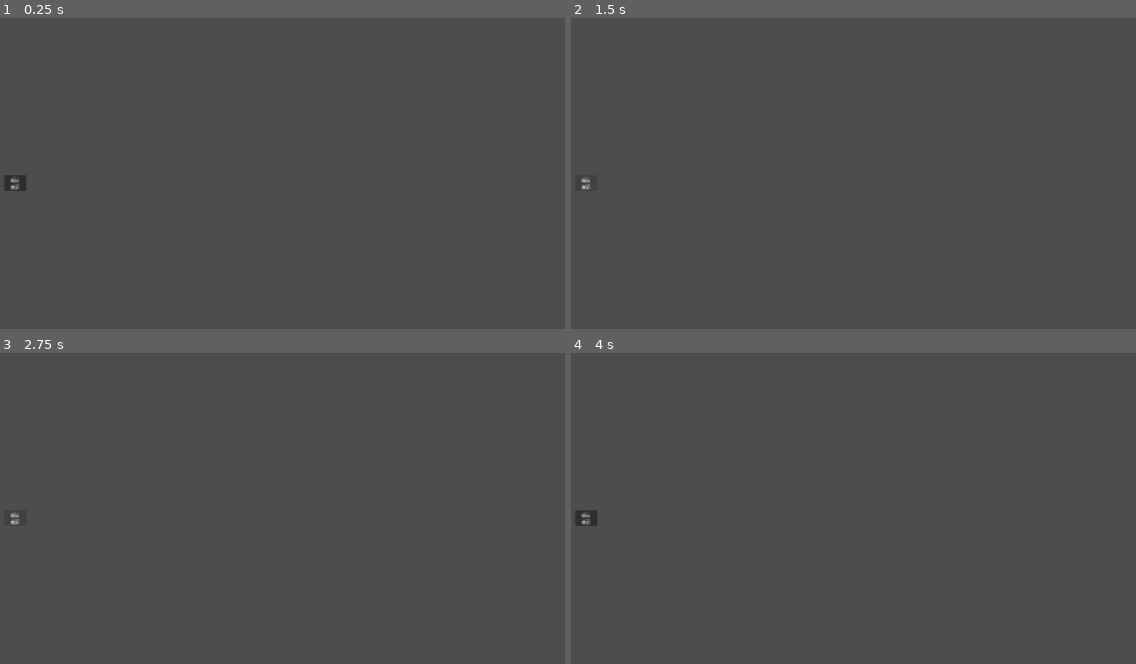
Above: before the commit, frames 1-4 (two rows, left to right).
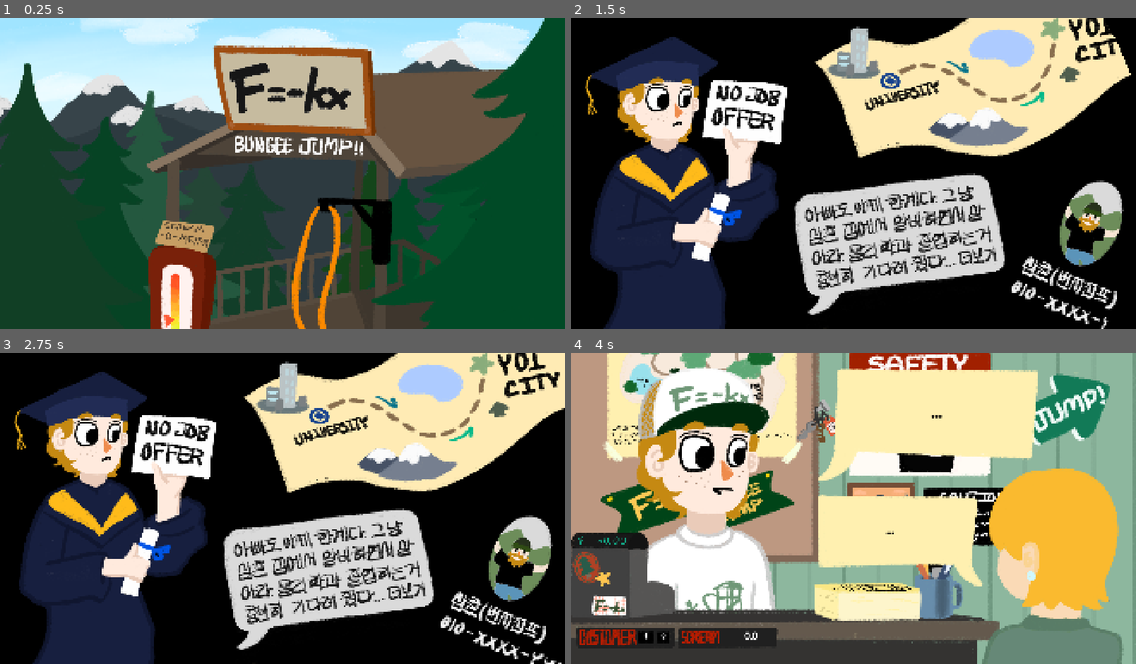
Above: after the commit, the same moments.

Repository: xyur2/F--kx
Game: Godot game, scene res://scene/main.tscn
Two runs of this game, one before a commit and one after it. Both use one fixed random seed, a clock stepped at 60 frames per second and the inputs below. Before the commit the project starts from res://scene/node_2d.tscn.
Inputs (mouse positions are in pixels of both pictures, inside the frame that each line leads up to):
- Up to frame 1 (0.25 s): no input
- Up to frame 2 (1.5 s): click (587, 182) at 0.5 s, where only the run before the commit has a clickable "대사 버튼"; click (587, 182) at 1.25 s, where only the run before the commit has a clickable "대사 버튼"
- Up to frame 3 (2.75 s): click (16, 517) at 2 s, where only the run before the commit has a clickable "대사 버튼"
- Up to frame 4 (4 s): tap Enter at 2.75 s; move the mouse to (977, 492) at 2.77 s; tap Space (continue) at 2.85, 3.6 s; click (977, 492) at 2.92 s; move the mouse to (740, 524) at 3.52 s; click (740, 524) at 3.67 s

The runs differ from the first frame. In frame 1, 92% of the frame differs, in the area x 0-100%, y 0-100%; in frame 2, 99%; in frame 3, 98%; in frame 4, 94%.

Commit message:
story added

Diff:
--- a/project.godot
+++ b/project.godot
@@ -15,8 +15,8 @@
 [application]
 
 config/name="F=-kx"
-run/main_scene="uid://30ajs4c20xfe"
-config/features=PackedStringArray("4.5", "Forward Plus")
+run/main_scene="uid://w83ojhr5p5mu"
+config/features=PackedStringArray("4.6", "Forward Plus")
 config/icon="res://icon.svg"
 
 [autoload]
--- a/scene/main.tscn
+++ b/scene/main.tscn
@@ -7,6 +7,7 @@
 [ext_resource type="PackedScene" uid="uid://daanmlo268yyd" path="res://scene/joke.tscn" id="4_brvut"]
 [ext_resource type="PackedScene" uid="uid://dniib04h7sq4u" path="res://scene/transition.tscn" id="5_0ha60"]
 [ext_resource type="PackedScene" uid="uid://b7jn4anbc3cj" path="res://scene/start.tscn" id="5_p1hux"]
+[ext_resource type="PackedScene" uid="uid://bb6sos20ekt5k" path="res://scene/story.tscn" id="5_tqoya"]
 [ext_resource type="Script" uid="uid://cusil41qmoska" path="res://script/transition.gd" id="6_4j5ol"]
 [ext_resource type="FontFile" uid="uid://dpmd0flr32atc" path="res://asset/font_bold.ttf" id="6_b5f6u"]
 
@@ -45,6 +46,9 @@
 
 [node name="Tower" parent="." unique_id=1349530916 instance=ExtResource("2_wp4xf")]
 script = null
+
+[node name="Story" parent="." unique_id=1669037373 instance=ExtResource("5_tqoya")]
+position = Vector2(0, 8000)
 
 [node name="Joke" parent="." unique_id=1538125623 instance=ExtResource("4_brvut")]
 position = Vector2(0, 2000)
--- /dev/null
+++ b/scene/story.tscn
@@ -0,0 +1,30 @@
+[gd_scene format=3 uid="uid://bb6sos20ekt5k"]
+
+[ext_resource type="Texture2D" uid="uid://b1g4p5in77nsb" path="res://asset/story1.png" id="1_6neeb"]
+
+[sub_resource type="SpriteFrames" id="SpriteFrames_8rr52"]
+animations = [{
+"frames": [{
+"duration": 1.0,
+"texture": ExtResource("1_6neeb")
+}],
+"loop": true,
+"name": &"1",
+"speed": 5.0
+}, {
+"frames": [{
+"duration": 1.0,
+"texture": ExtResource("1_6neeb")
+}],
+"loop": true,
+"name": &"2",
+"speed": 5.0
+}]
+
+[node name="Story" type="Node2D" unique_id=1669037373]
+
+[node name="AnimatedSprite2D" type="AnimatedSprite2D" parent="." unique_id=989200032]
+position = Vector2(980, 540)
+scale = Vector2(0.85, 0.85)
+sprite_frames = SubResource("SpriteFrames_8rr52")
+animation = &"2"
--- a/scene/tower.tscn
+++ b/scene/tower.tscn
@@ -9,36 +9,36 @@
 [ext_resource type="FontFile" uid="uid://dpmd0flr32atc" path="res://asset/font_bold.ttf" id="7_jo41p"]
 [ext_resource type="Texture2D" uid="uid://cghywordim71h" path="res://asset/recorder.png" id="7_nrw1k"]
 
-[node name="Tower" type="Node2D"]
+[node name="Tower" type="Node2D" unique_id=482363266]
 script = ExtResource("1_nhyuu")
 
-[node name="TowerBackground" type="Sprite2D" parent="."]
+[node name="TowerBackground" type="Sprite2D" parent="." unique_id=703085443]
 position = Vector2(980, 540)
 scale = Vector2(0.84, 0.84)
 texture = ExtResource("1_jlhg4")
 
-[node name="Me" parent="." instance=ExtResource("4_tawd1")]
+[node name="Me" parent="." unique_id=1462335780 instance=ExtResource("4_tawd1")]
 position = Vector2(980, 540)
 scale = Vector2(0.85, 0.85)
 
-[node name="TowerBackground2" type="Sprite2D" parent="."]
+[node name="TowerBackground2" type="Sprite2D" parent="." unique_id=728986331]
 position = Vector2(980, 540)
 scale = Vector2(0.85, 0.85)
 texture = ExtResource("4_upbbx")
 
-[node name="Customer" parent="." instance=ExtResource("3_upbbx")]
+[node name="Customer" parent="." unique_id=1334216766 instance=ExtResource("3_upbbx")]
 position = Vector2(980, 540)
 scale = Vector2(0.85, 0.85)
 
-[node name="Talkbox" type="Sprite2D" parent="."]
+[node name="Talkbox" type="Sprite2D" parent="." unique_id=413422582]
 position = Vector2(980, 540)
 scale = Vector2(0.85, 0.85)
 texture = ExtResource("5_upbbx")
 
-[node name="CustomerTalkbox" type="Node2D" parent="."]
+[node name="CustomerTalkbox" type="Node2D" parent="." unique_id=1378669846]
 position = Vector2(61, -293)
 
-[node name="TextEdit2" type="Label" parent="CustomerTalkbox"]
+[node name="TextEdit2" type="Label" parent="CustomerTalkbox" unique_id=368243109]
 modulate = Color(0, 0, 0, 1)
 offset_left = 830.0
 offset_top = 788.0
@@ -50,12 +50,13 @@
 text = "..."
 horizontal_alignment = 1
 vertical_alignment = 1
+autowrap_mode = 2
 metadata/_edit_use_anchors_ = true
 
-[node name="MyTalkbox" type="Node2D" parent="."]
+[node name="MyTalkbox" type="Node2D" parent="." unique_id=1671036556]
 position = Vector2(-93, -174)
 
-[node name="TextEdit" type="Label" parent="MyTalkbox"]
+[node name="TextEdit" type="Label" parent="MyTalkbox" unique_id=252385766]
 modulate = Color(0, 0, 0, 1)
 offset_left = 1062.0
 offset_top = 246.0
@@ -69,13 +70,13 @@
 autowrap_mode = 2
 metadata/_edit_use_anchors_ = true
 
-[node name="recorder" type="Sprite2D" parent="."]
+[node name="recorder" type="Sprite2D" parent="." unique_id=585183980]
 position = Vector2(651, 1265)
 scale = Vector2(0.5733051, 0.69073206)
 texture = ExtResource("7_nrw1k")
 offset = Vector2(0, -1000)
 
-[node name="Label" type="Label" parent="recorder"]
+[node name="Label" type="Label" parent="recorder" unique_id=1787540734]
 anchors_preset = -1
 anchor_left = 0.21400002
 anchor_top = 0.88600004
@@ -90,7 +91,7 @@
 text = "4"
 horizontal_alignment = 1
 
-[node name="Label2" type="Label" parent="recorder"]
+[node name="Label2" type="Label" parent="recorder" unique_id=996615514]
 anchors_preset = -1
 anchor_left = 0.21400002
 anchor_top = 0.88600004
@@ -105,7 +106,7 @@
 text = "4"
 horizontal_alignment = 1
 
-[node name="Label3" type="Label" parent="recorder"]
+[node name="Label3" type="Label" parent="recorder" unique_id=12371866]
 anchors_preset = -1
 anchor_left = 0.21400002
 anchor_top = 0.88600004
--- a/script/gamesystem.gd
+++ b/script/gamesystem.gd
@@ -39,8 +39,8 @@
 var scream
 var Day
 var ending
+var story_maker
 # Called when the node enters the scene tree for the first time.
-
 
 signal continued
 signal button_chosen
@@ -69,6 +69,7 @@
 	joke_me_animation = get_node("Joke/Me/AnimatedSprite2D")
 	bungee_customer = get_node("Bungee/Customer")
 	pointer = get_node("Bungee/BungeeBackground2")
+	story_maker = get_node("Story/AnimatedSprite2D")
 
 	joke_scene.visible = false
 	transition = get_node("CanvasLayer/Transition")
@@ -79,13 +80,23 @@
 		main_scene()
 
 func final_ending(ending):
-	pass
+	if ending == 1:
+		story_maker.play("3")
+	else:
+		story_maker.play("4")
 
 func main_scene():
 	camera.offset = start_pos
 	await continued
+	story_maker.play("1")
 	await transition.transition_in()  # 닫기
 	state = "ongame"
+	camera.offset = ending_pos
+	await transition.transition_out()
+	await continued
+	story_maker.play("2")
+	await continued
+	await transition.transition_in()
 	start_game()
 
 func start_game():
@@ -101,14 +112,14 @@
 		cur.text=str(today.get_customer())
 		fin.text=str(today.get_goal_customer())
 		scream.text=str(today.get_scream())
-		await endday(yesterday.get_scream(), yesterday.get_customer())
+		await endday(i, yesterday.get_scream(), yesterday.get_customer())
 		ending = 2
 		if today.get_goal_customer() <= 0:
 			ending = 1
 			break
 	final_ending(ending)
 
-func endday(score, customer):
+func endday(date, score, customer):
 	camera.offset = dayend_pos
 	var final_score
 	var textbox = get_node("Dayend/Label")
@@ -137,7 +148,7 @@
 			"손님 응대에는 영 소질이 없나봐.."
 		]
 	ment = ment_list.pick_random()
-	var text = "오늘 손님 수 : " + str(customer) + "\n오늘의 점수 : " + str(snapped(final_score, 0.01)) + "점"+ "\n\n"+ment
+	var text = "Day "+str(date)+"\n\n오늘 손님 수 : " + str(customer) + "\n오늘의 점수 : " + str(snapped(final_score, 0.01)) + "점"+ "\n\n"+ment
 	textbox.text = text
 	await transition.transition_out()         # 닫기
 	await get_tree().create_timer(3.0).timeout
@@ -361,6 +372,8 @@
 	emit_signal("button_chosen")
 
 func _on_bungee_button_pressed() -> void:
+	if Input.is_action_just_pressed("continue"):
+		return
 	jumped = true
 	emit_signal("bungee_continued")  # while 탈출
 	emit_signal("bungee")
--- a/script/line_2d.gd
+++ b/script/line_2d.gd
@@ -83,7 +83,7 @@
 	# Y좌표 변경x
 	var offset = Vector2(spacing,cur_boost_value)
 	# X좌표 구간 설정
-	var new_pos = last_position + offset + Vector2(0, randf_range(-50, +25))
+	var new_pos = last_position + offset - Vector2(0, randf_range(-50, +25))
 
 	#버튼 상호작용
 	if cur_boost_value == max_boost_value:
Not shown: 1 places in scene/tower.tscn that only renumber resources
